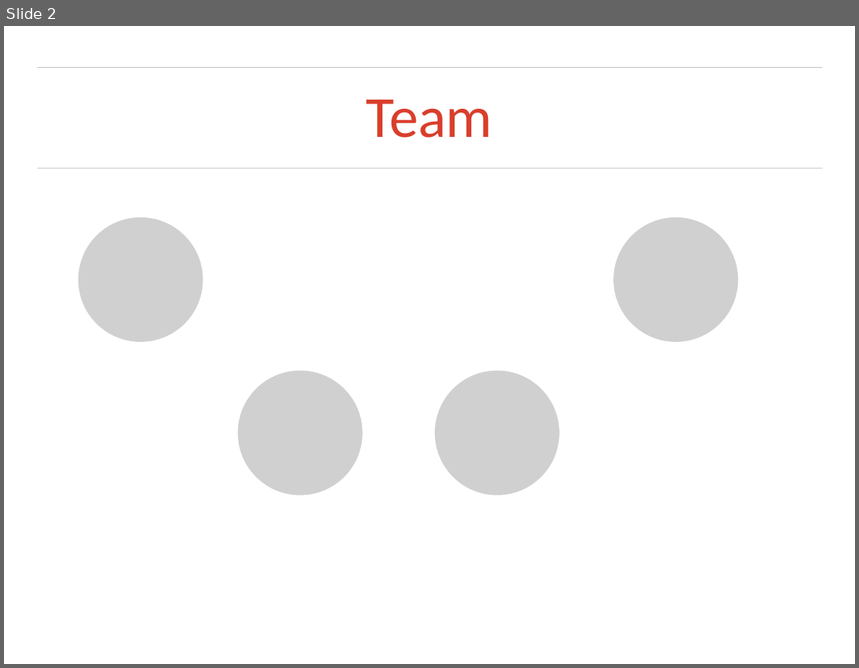
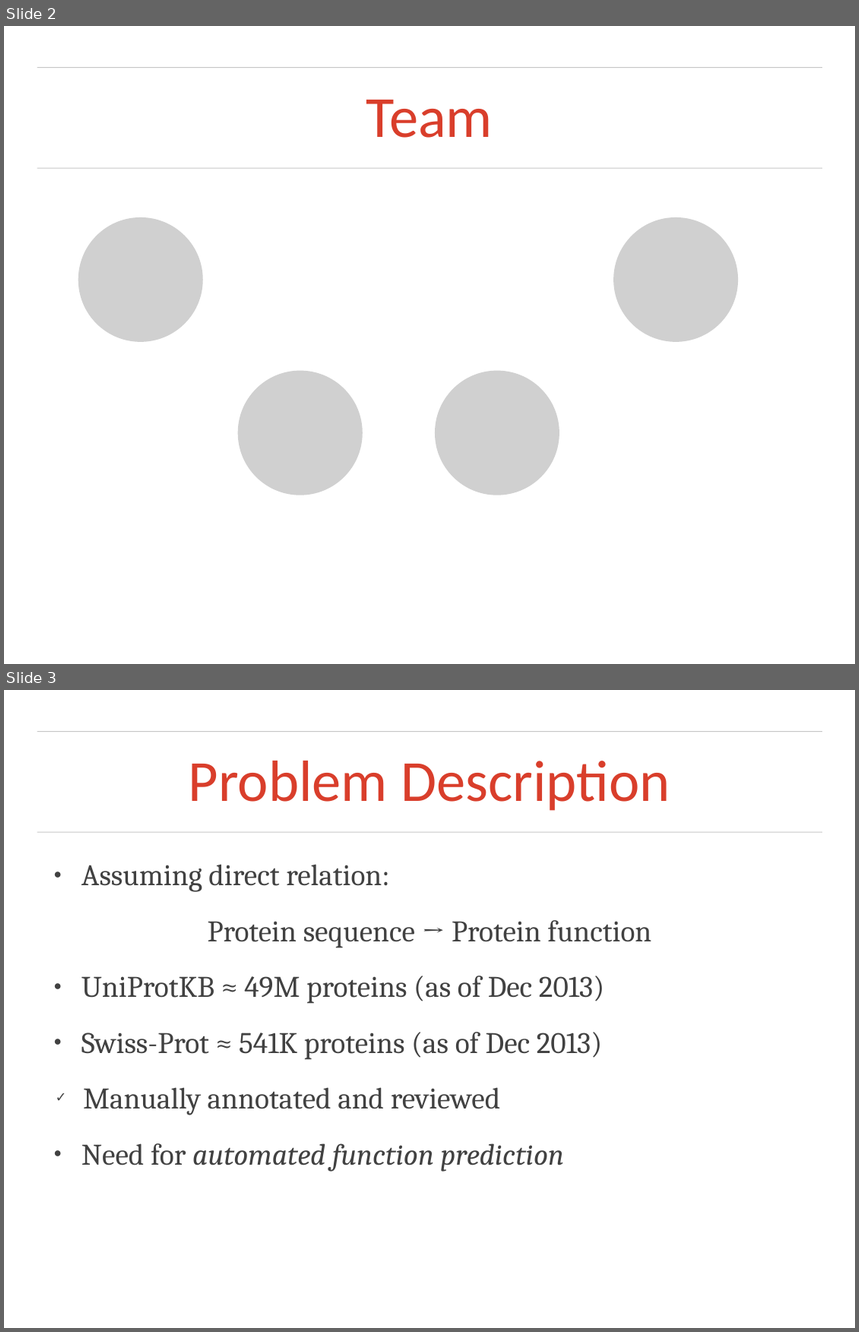
Before and after one commit to otarabai/pp2ex, a slide deck: presentations/2014.01.23/final_presentation.ppt. Shown one above the other, each under a label of ours: slide 2 before the commit, slides 2 and 3 after it. The pictures are 859x668 and 859x1332 pixels, drawn with LibreOffice and Linux fonts; fonts in the diff are those of the drawing; grey boxes stand for pictures; background and template pictures are left out. Boxes give left, top, right and bottom in pixels: in the first picture for what was removed or moved away, otherwise in the second. Text is boxed around its words. In the diff, an @@ line names an element or a change of style, - is before the commit and + after.

```diff
--- a/presentations/2014.01.23/final_presentation.ppt
+++ b/presentations/2014.01.23/final_presentation.ppt
@@ slide 3 added at <box>4,690,855,1328</box>, background picture (left out); not listed: 2 template elements that a slide beside it also shows @@
@@ title added at <box>189,761,671,811</box>, 70 pt, text #D93E2B @@
+Problem Description
@@ text added at <box>82,864,652,1172</box>, 36 pt, text #414141 @@
+● Assuming direct relation:
+Protein sequence → Protein function
+● UniProtKB ≈ 49M proteins (as of Dec 2013)
+● Swiss-Prot ≈ 541K proteins (as of Dec 2013)
+  ✓ Manually annotated and reviewed
+● Need for automated function prediction
```
Also in this commit, not shown: 6 slides changed, 6 other slides added, 9 slides removed, 6 other files.
